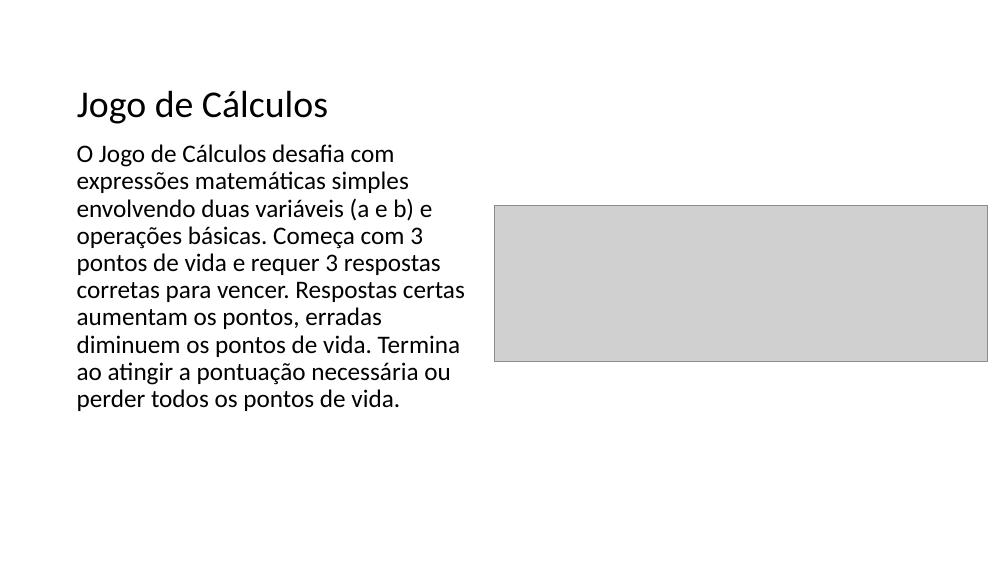
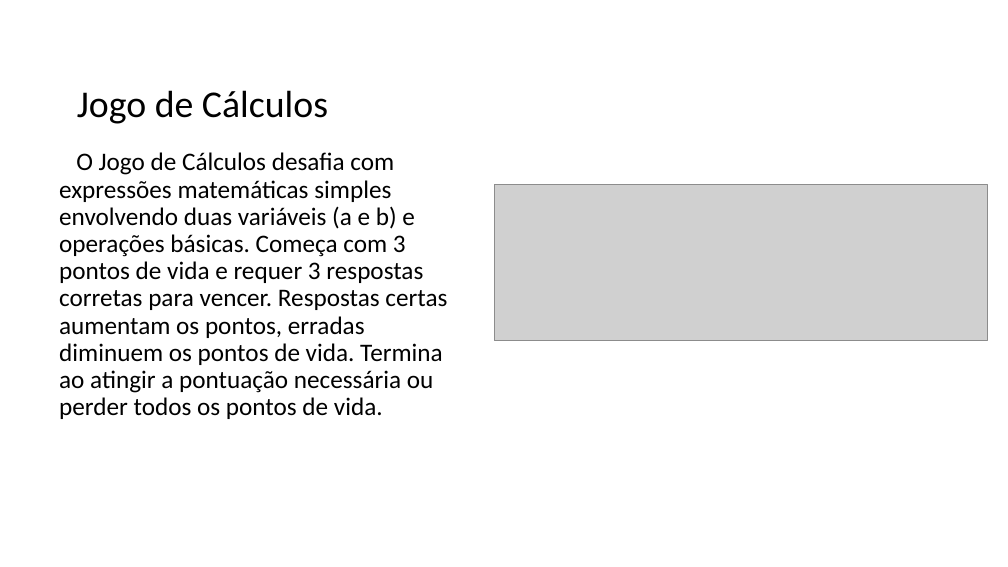
Before and after one commit to hionjk/c-games, a slide deck: slide 4 of Jogos_em_c.pptx. Drawn at 1008x567 pixels with LibreOffice and Linux fonts; fonts in the diff are those of the drawing; grey boxes stand for pictures. Boxes give left, top, right and bottom in pixels: in the first picture for what was removed or moved away, otherwise in the second. Text is boxed around its words. In the diff, an @@ line names an element or a change of style, - is before the commit and + after.

```diff
--- a/Jogos_em_c.pptx
+++ b/Jogos_em_c.pptx
@@ text "O Jogo de Cálculos desafia ...": place and size @@
-text "O Jogo de Cálculos desafia ..." at [77,144,465,411]
+text "O Jogo de Cálculos desafia ..." at [59,152,447,419]
@@ text "O Jogo de Cálculos desafia ..." at [59,152,447,419]: indent changed @@
@@ picture: place and size @@
-picture at [495,205,988,361]
+picture at [495,185,988,341]
```
Also in this commit, not shown: 8 other slides changed, 1 slide added.
